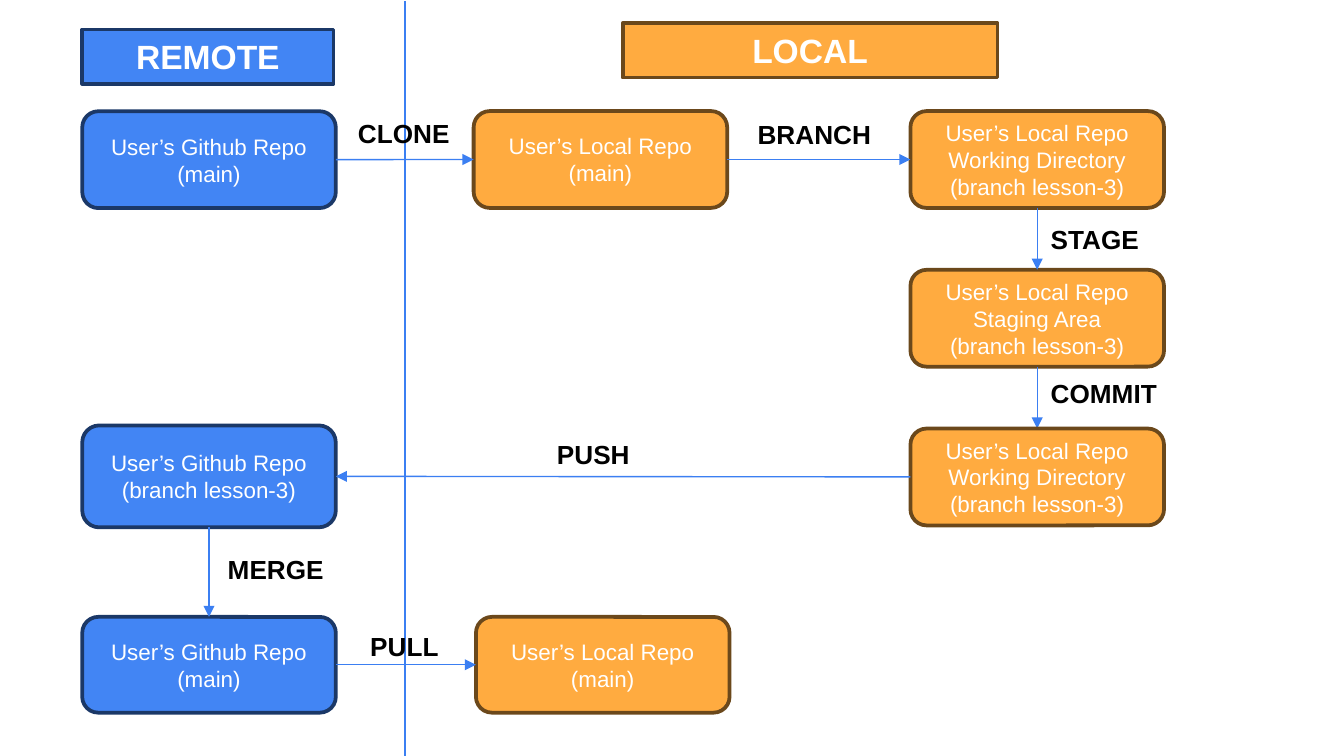
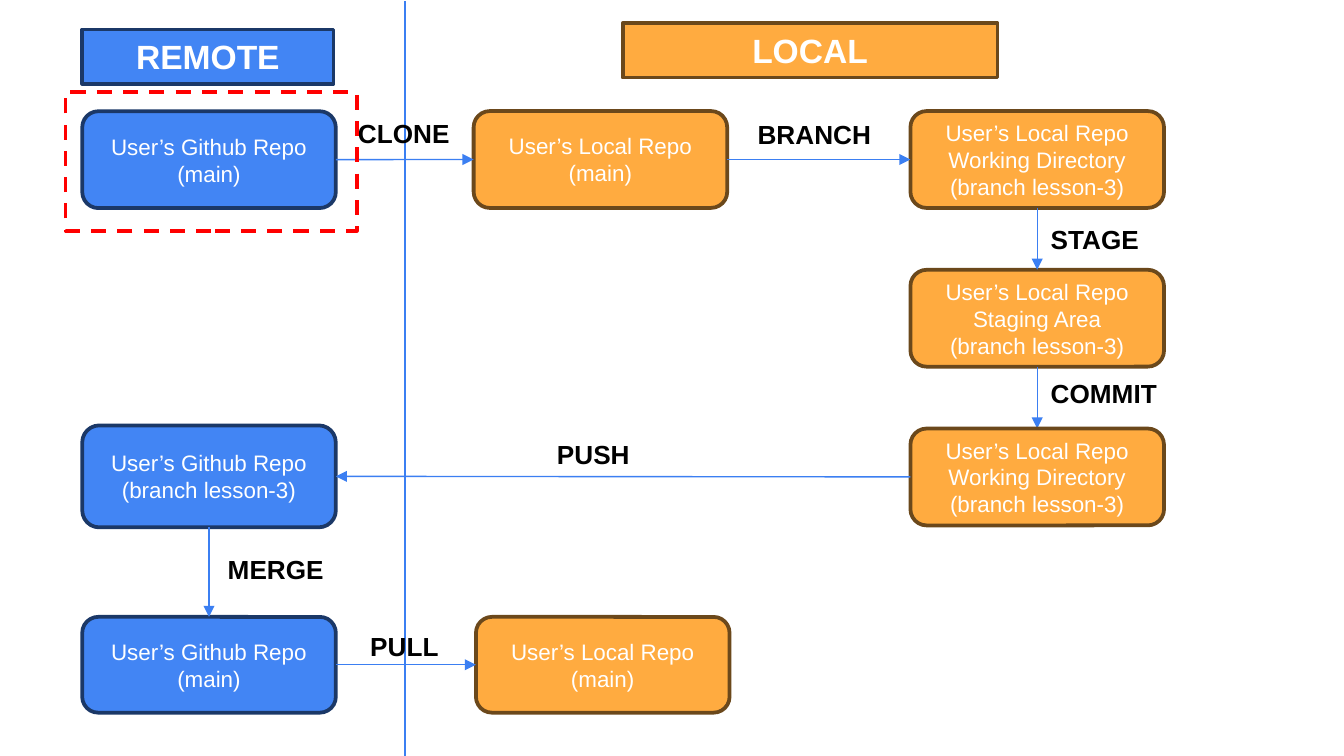
Before and after one commit to mannsn/intro-to-programming-2026, a slide deck: slide 1 of assets/GitFlow.pptx. Drawn at 1344x756 pixels with LibreOffice and Linux fonts; fonts in the diff are those of the drawing. Boxes give left, top, right and bottom in pixels: in the first picture for what was removed or moved away, otherwise in the second. Text is boxed around its words. In the diff, an @@ line names an element or a change of style, - is before the commit and + after.

```diff
--- a/assets/GitFlow.pptx
+++ b/assets/GitFlow.pptx
@@ rectangle added at bbox=[66, 91, 358, 230], outline #FF0000 2 pt dashed @@
```
Also in this commit, not shown: 3 slides added, 2 slides removed, 10 other files.
